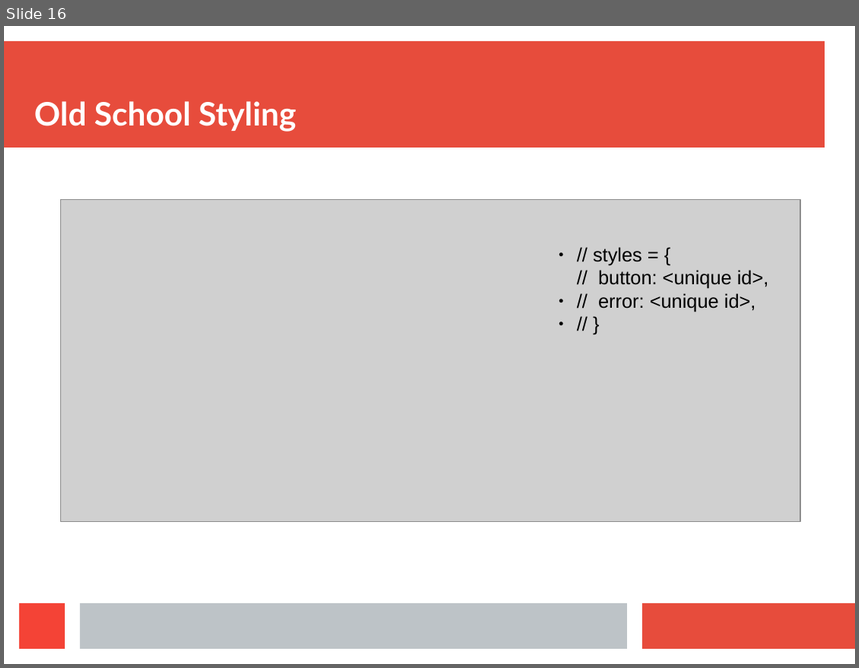
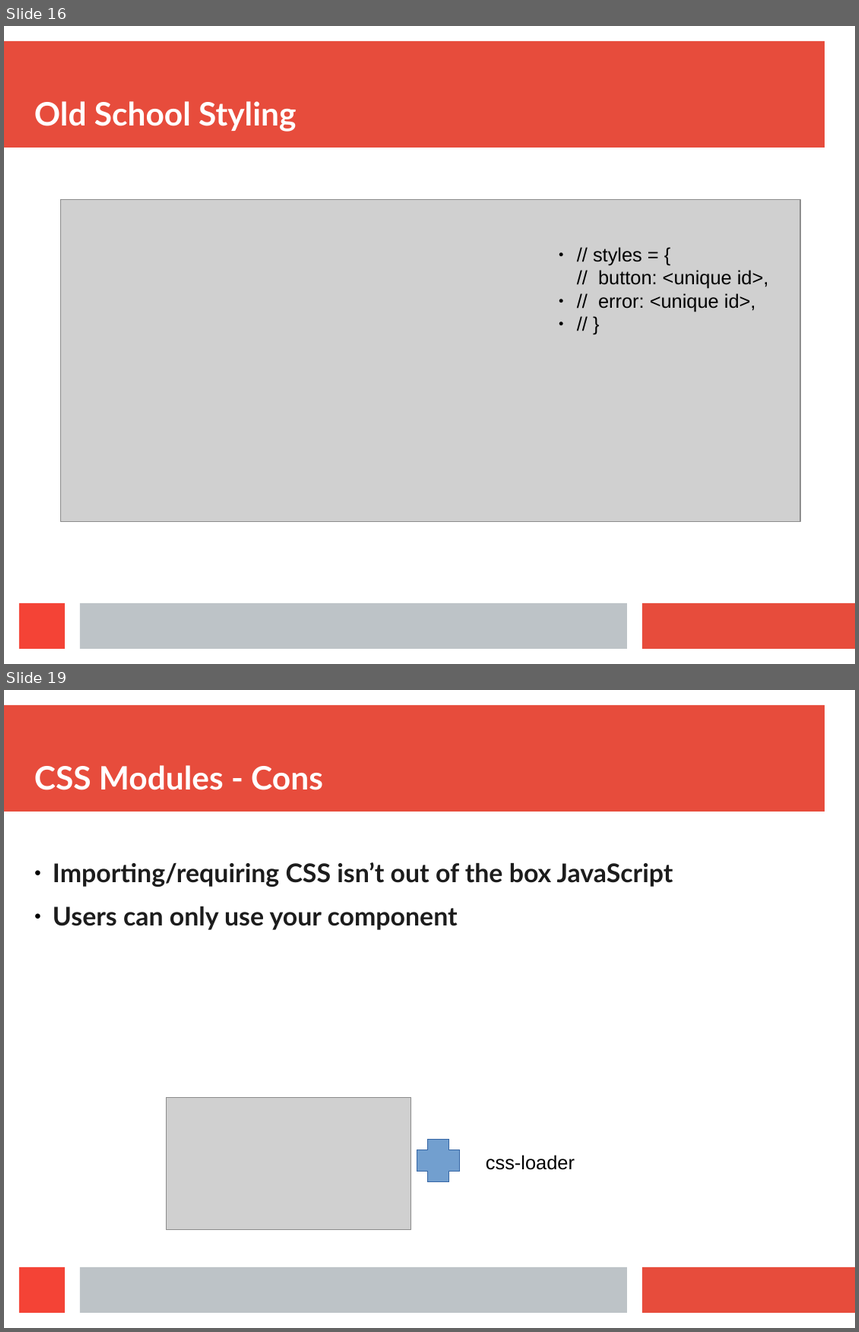
Before and after one commit to aruberto/styling-javascript-components, a slide deck: styling_react_components.odp. Shown one above the other, each under a label of ours: slide 16 before the commit, slides 16 and 19 after it; the slides between them are not shown. The pictures are 859x668 and 859x1332 pixels, drawn with LibreOffice and Linux fonts; fonts in the diff are those of the drawing; grey boxes stand for pictures. Boxes give left, top, right and bottom in pixels: in the first picture for what was removed or moved away, otherwise in the second. Text is boxed around its words. In the diff, an @@ line names an element or a change of style, - is before the commit and + after.

```diff
--- a/styling_react_components.odp
+++ b/styling_react_components.odp
@@ slide 19 added at (4,690,855,1328), background #FFFFFF; not listed: 4 template elements that a slide beside it also shows @@
@@ title added at (34,765,323,790), 30.1 pt, text #FFFFFF, bold @@
+CSS Modules - Cons
@@ text added at (53,863,674,930), 24 pt, text #1C1C1C, bold @@
+● Importing/requiring CSS isn’t out of the box JavaScript
+● Users can only use your component
@@ picture added at (166,1098,412,1230) @@
@@ plus added at (417,1141,460,1182), fill #729FCF, outline #3465A4 0 pt @@
@@ text added at (486,1155,575,1170), 18 pt, text #000000 @@
+css-loader
```
Also in this commit, not shown: 2 slides changed, 4 other files.
